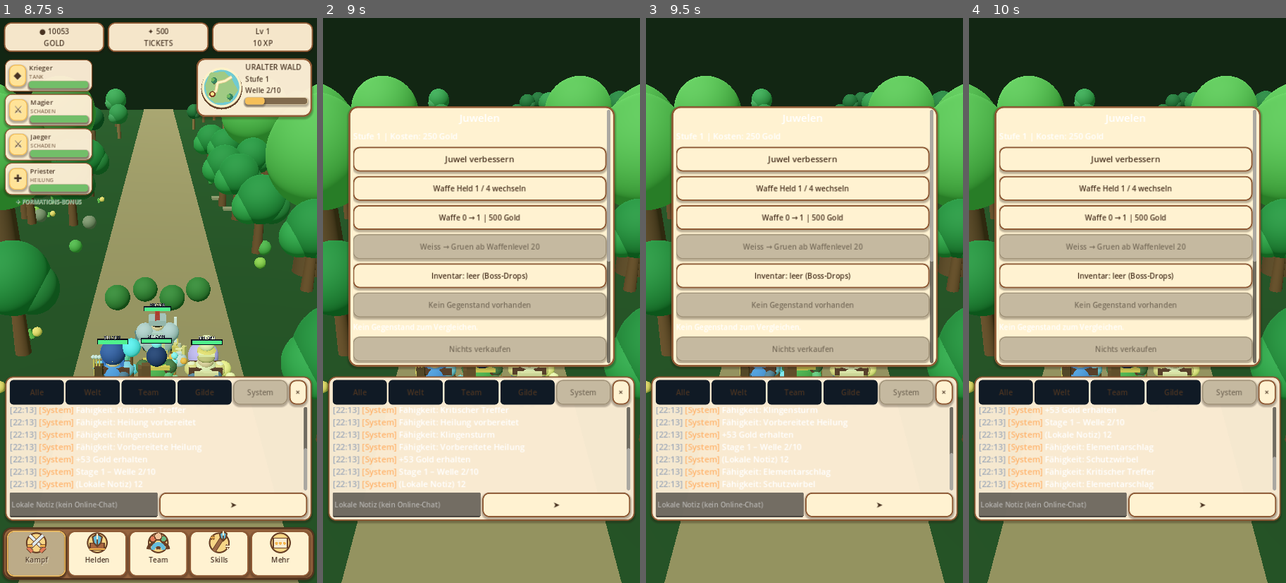
Above: before the commit, frames 1-4 (left to right).
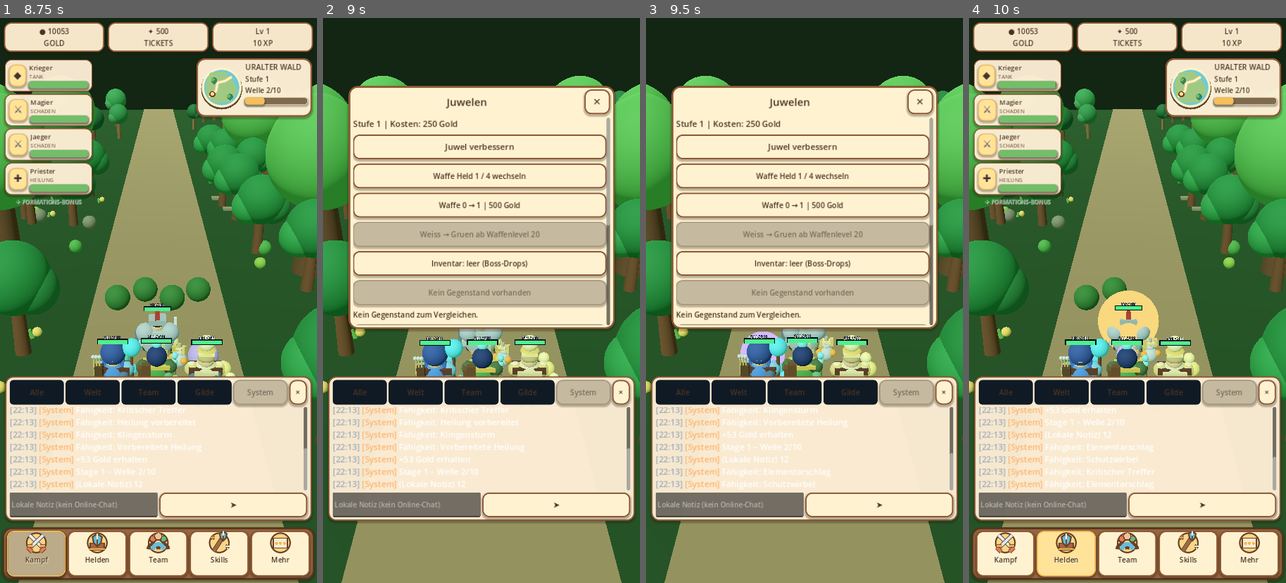
Above: after the commit, the same moments.

Repository: xynewageyx/TitanLegend
Game: Godot game, scene res://scenes/main.tscn
Same seed, same stepped clock (60 frames per second), same inputs: the game is played once before the commit and once after it.
Inputs (mouse positions are in pixels of both pictures, inside the frame that each line leads up to):
- Up to frame 1 (8.75 s): click "☰ System · Stage 1 – Welle 1/…" at 0.5 s; click (82, 503) at 1.27 s; type "12" at 1.35 s; click "Welt" at 2 s; click "Alle" at 2.75 s; click "Team" at 3.5 s; click "Gilde" at 4.25 s; click "System" at 5 s; click "×" at 5.75 s; click "☰ System · Stage 1 – Welle 2/…" at 6.5 s; click "➤" at 7.25 s; click (34, 554) at 8 s
- Up to frame 2 (9 s): click (421, 554) at 8.75 s
- Up to frame 3 (9.5 s): no input
- Up to frame 4 (10 s): click "Schließen" (after the commit: "✕") at 9.5 s

Frame 1 is identical in both runs. In frame 2, 23% of the frame differs, in the area x 7-93%, y 12-63%; in frame 3, 23%; in frame 4, 58%, in the area x 0-100%, y 0-100%.

Commit message:
Improve Android jewel menu contrast with fixed close header and responsive scrolling

Diff:
--- a/scripts/ui_manager.gd
+++ b/scripts/ui_manager.gd
@@ -310,35 +310,54 @@
  # Do not let an Android keyboard obscure the chat input.
  chat_input.caret_blink = true
 
- # Small modal for existing jewel/reincarnation/shop controls.
+ # Responsive Android modal: fixed high-contrast header, scrolling actions.
+ # Keep the exit button visible even when the equipment list is long.
  action_panel = PanelContainer.new()
  action_panel.name = "ActionPanel"
- action_panel.set_anchors_and_offsets_preset(Control.PRESET_CENTER)
- action_panel.custom_minimum_size = Vector2(0, 260)
- action_panel.set_anchors_and_offsets_preset(Control.PRESET_CENTER_TOP)
+ action_panel.set_anchors_and_offsets_preset(Control.PRESET_FULL_RECT)
  action_panel.anchor_left = 0.08
  action_panel.anchor_right = 0.92
+ action_panel.anchor_top = 0.12
+ action_panel.anchor_bottom = 0.55
  action_panel.offset_left = 0
  action_panel.offset_right = 0
- action_panel.offset_top = 200
- action_panel.offset_bottom = 790
+ action_panel.offset_top = 0
+ action_panel.offset_bottom = 0
  action_panel.add_theme_stylebox_override("panel", ADVENTURE_THEME.plaque(ADVENTURE_THEME.PAPER, ADVENTURE_THEME.WOOD, 20, 4))
  add_child(action_panel)
+ var action_content := VBoxContainer.new()
+ action_content.add_theme_constant_override("separation", 8)
+ action_panel.add_child(action_content)
+ var action_header := HBoxContainer.new()
+ action_header.add_theme_constant_override("separation", 8)
+ action_content.add_child(action_header)
+ action_title = Label.new()
+ _font(action_title, 24)
+ ADVENTURE_THEME.title(action_title, 24)
+ action_title.horizontal_alignment = HORIZONTAL_ALIGNMENT_CENTER
+ action_title.vertical_alignment = VERTICAL_ALIGNMENT_CENTER
+ action_title.size_flags_horizontal = Control.SIZE_EXPAND_FILL
+ action_header.add_child(action_title)
+ var action_close := _make_button("✕", action_header, func(): action_panel.hide(), 22)
+ action_close.name = "ActionClose"
+ action_close.custom_minimum_size = Vector2(58, 56)
+ action_close.size_flags_horizontal = Control.SIZE_SHRINK_END
+ action_close.tooltip_text = "Menü schließen"
  # Many upgrade buttons must remain accessible on portrait Android screens.
  var action_scroll := ScrollContainer.new()
+ action_scroll.name = "ActionScroll"
  action_scroll.custom_minimum_size.y = 0
  action_scroll.size_flags_vertical = Control.SIZE_EXPAND_FILL
- action_panel.add_child(action_scroll)
+ action_scroll.horizontal_scroll_mode = ScrollContainer.SCROLL_MODE_DISABLED
+ action_scroll.vertical_scroll_mode = ScrollContainer.SCROLL_MODE_AUTO
+ action_content.add_child(action_scroll)
  var modal := VBoxContainer.new()
  modal.size_flags_horizontal = Control.SIZE_EXPAND_FILL
  modal.add_theme_constant_override("separation", 10)
  action_scroll.add_child(modal)
- action_title = Label.new()
- _font(action_title, 24)
- action_title.horizontal_alignment = HORIZONTAL_ALIGNMENT_CENTER
- modal.add_child(action_title)
  action_detail = Label.new()
  _font(action_detail, 19)
+ action_detail.add_theme_color_override("font_color", ADVENTURE_THEME.INK)
  action_detail.autowrap_mode = TextServer.AUTOWRAP_WORD_SMART
  modal.add_child(action_detail)
  action_button = _make_button("Ausführen", modal, _on_action_pressed, 19)
@@ -360,6 +379,7 @@
  loot_compare_label = Label.new()
  loot_compare_label.autowrap_mode = TextServer.AUTOWRAP_WORD_SMART
  loot_compare_label.add_theme_font_size_override("font_size", 17)
+ loot_compare_label.add_theme_color_override("font_color", ADVENTURE_THEME.INK)
  modal.add_child(loot_compare_label)
  loot_sell_button = _make_button("Gegenstand verkaufen", modal, _sell_selected_loot, 17)
  loot_sale_confirmation = ConfirmationDialog.new()
@@ -396,6 +416,8 @@
  _apply_chat_visibility()
 
 func _open_menu(target: String) -> void:
+ # Do not leave the previous modal visible behind a full-screen submenu.
+ action_panel.hide()
  if target == "shop":
   skin_shop_menu.open_menu()
   return
@@ -409,9 +431,10 @@
   $TalentMenu.open_menu()
   return
  current_tab = target
- if target == "combat":
-  action_panel.hide()
- else:
+ if target != "combat":
+  # The adventure HUD is created later than this panel. Move the action
+  # panel above it only while open, so its header and buttons stay touchable.
+  move_child(action_panel, get_child_count() - 1)
   action_panel.show()
   _refresh()
 
